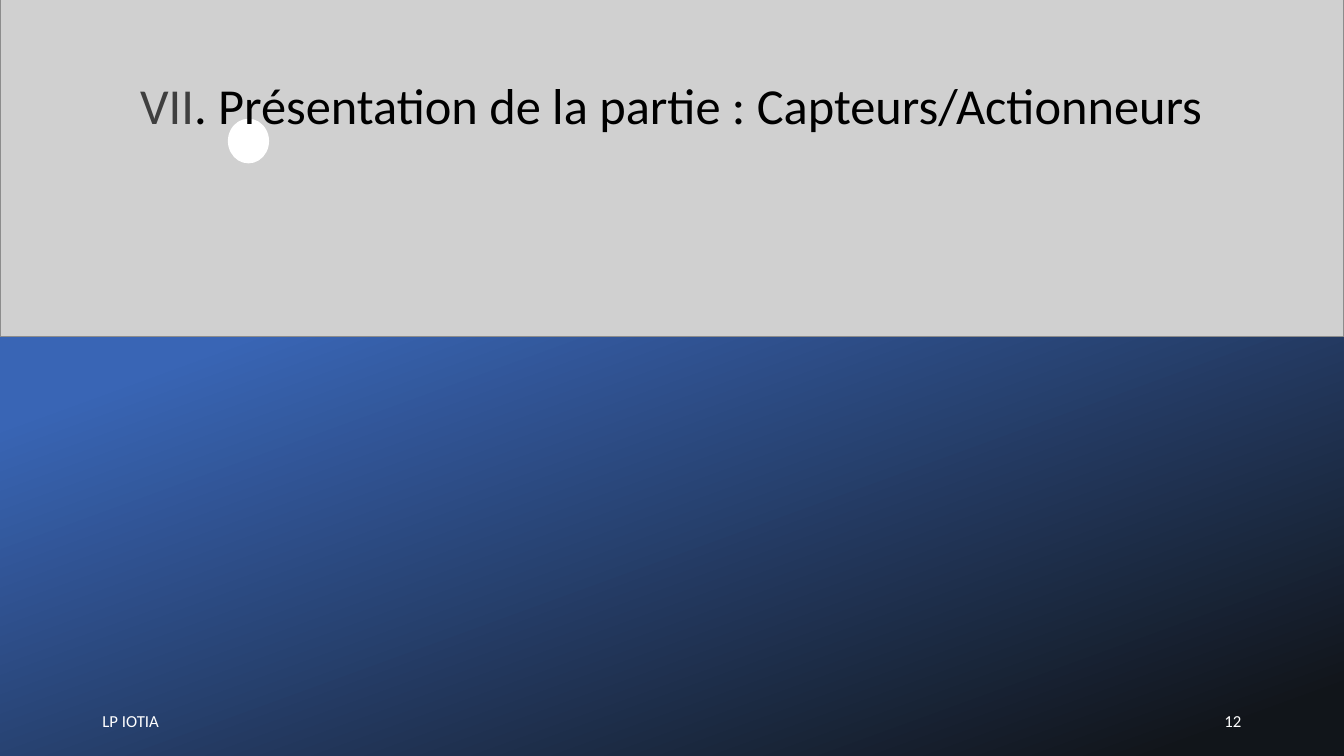
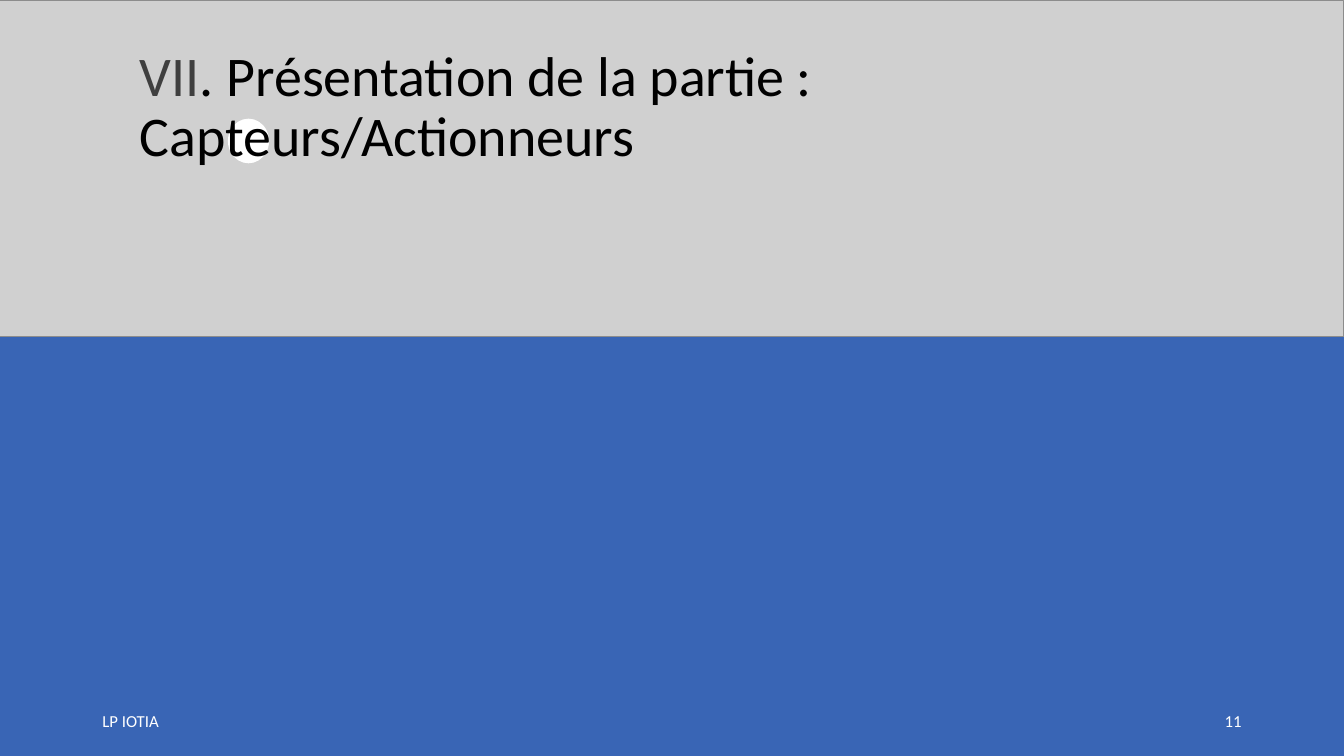
Before and after one commit to LENSAlex/ProjetIotia, a slide deck: slide 11 of Diapo_commun/PresentationCommune.pptx (slide 12 before the commit). Drawn at 1344x756 pixels with LibreOffice and Linux fonts; fonts in the diff are those of the drawing; grey boxes stand for pictures. Boxes give left, top, right and bottom in pixels: in the first picture for what was removed or moved away, otherwise in the second. Text is boxed around its words. In the diff, an @@ line names an element or a change of style, - is before the commit and + after.

Commit message:
Partie Web Service

```diff
--- a/Diapo_commun/PresentationCommune.pptx
+++ b/Diapo_commun/PresentationCommune.pptx
@@ picture at (0,0,1344,336): rotation 0 to 180 degrees @@
@@ text "VII. Présentation de la partie ..." at (140,57,785,165): size 36 to 40 pt @@
@@ rectangle at (0,150,1344,756): fill gradient #3965B5 to #11151A to #3965B5 @@
@@ page number at (1225,716,1242,727): text changed @@
-12
+11
```
Also in this commit, not shown: 13 other slides changed, 1 slide removed.
